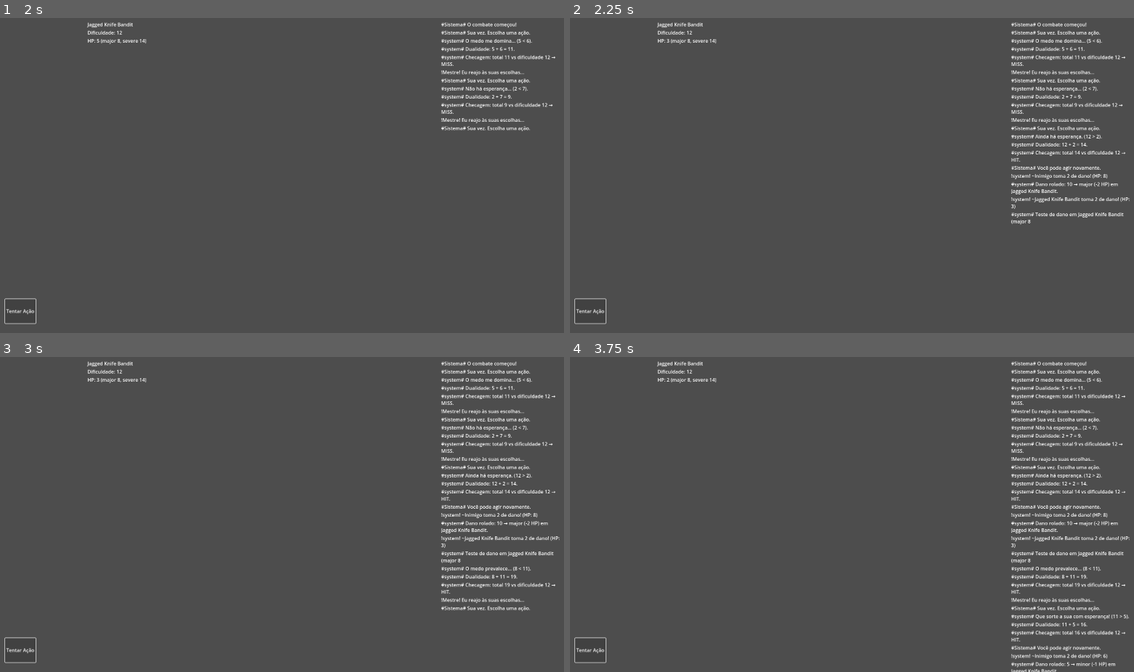
Above: before the commit, frames 1-4 (two rows, left to right).
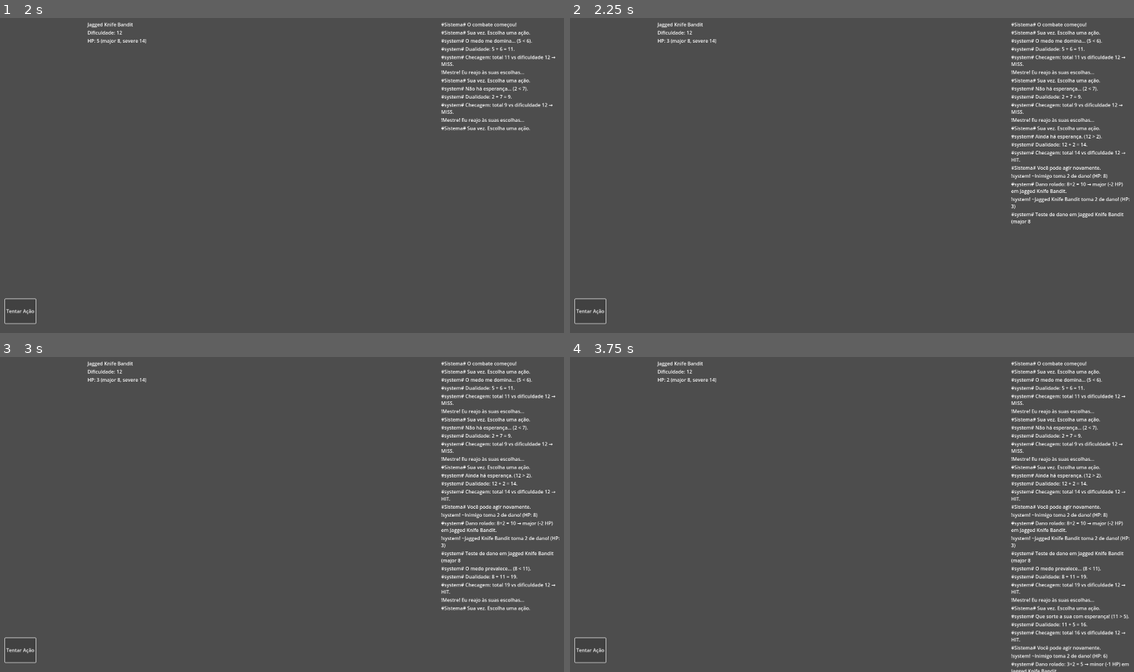
Above: after the commit, the same moments.

Repository: lucsantunes/daggerheart
Game: Godot game, scene res://scenes/CombatScene.tscn
Same seed, same stepped clock (60 frames per second), same inputs: the game is played once before the commit and once after it. The project has no main scene, so this scene is started directly.
Inputs:
- Up to frame 1 (2 s): click "Tentar Ação" at 0.5 s; click "Tentar Ação" at 1.25 s
- Up to frame 2 (2.25 s): click "Tentar Ação" at 2 s
- Up to frame 3 (3 s): tap Enter at 2.75 s; tap L at 2.85 s
- Up to frame 4 (3.75 s): tap Space at 3.5 s; tap L at 3.6 s

Frame 1 is identical in both runs. In frame 2, 0.2% of the frame differs, in the area x 78-99%, y 52-56%; in frame 3, 0.2%; in frame 4, 0.2%, in the area x 78-100%, y 52-99%.

Commit message:
Update damage categorization narration in voice database to include breakdown details. Modify combat scene script to pass breakdown information alongside damage data for enhanced clarity in gameplay feedback.

Diff:
--- a/data/database_voices.csv
+++ b/data/database_voices.csv
@@ -11,5 +11,5 @@
 system,all,damage dealt,generic,effect,~{target} toma {amount} de dano! (HP: {hp})
 system,all,damage roll,generic,narration,Teste de dano em {target} (major {major}, severe {severe}).
 system,all,attack check,generic,narration,Checagem: total {total} vs dificuldade {difficulty} → {result}.
-system,all,damage categorized,generic,narration,Dano rolado: {rolled} → {category} (-{hp_loss} HP) em {target}.
+system,all,damage categorized,generic,narration,Dano rolado: {breakdown} = {rolled} → {category} (-{hp_loss} HP) em {target}.
 system,all,roll breakdown,generic,narration,Dualidade: {hope} + {fear} = {total}.
--- a/scripts/combat_scene.gd
+++ b/scripts/combat_scene.gd
@@ -125,5 +125,6 @@
 		"target": target_name,
 		"rolled": rolled_damage,
 		"category": category,
-		"hp_loss": hp_loss
+		"hp_loss": hp_loss,
+		"breakdown": breakdown
 	})
